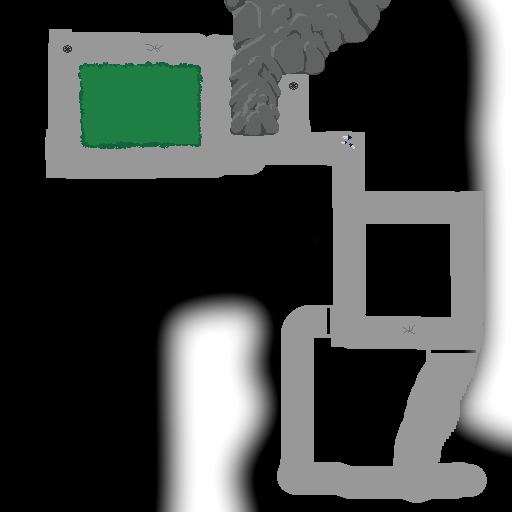
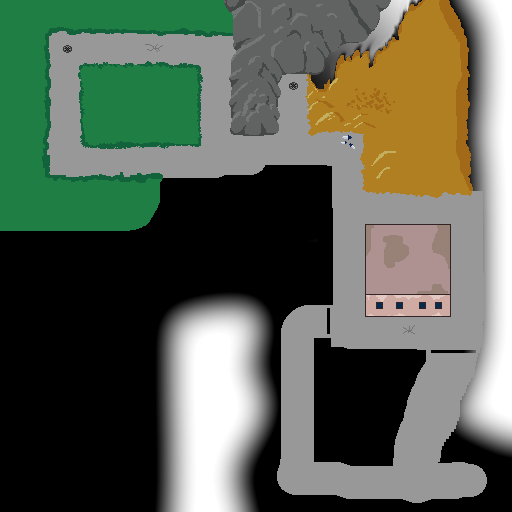
Two versions of the same layered image (512px x 512px). Layer-by-layer changes:
painted on "houses" over [0, 0, 473, 317]
painted on "sea" over [311, 0, 421, 94]
